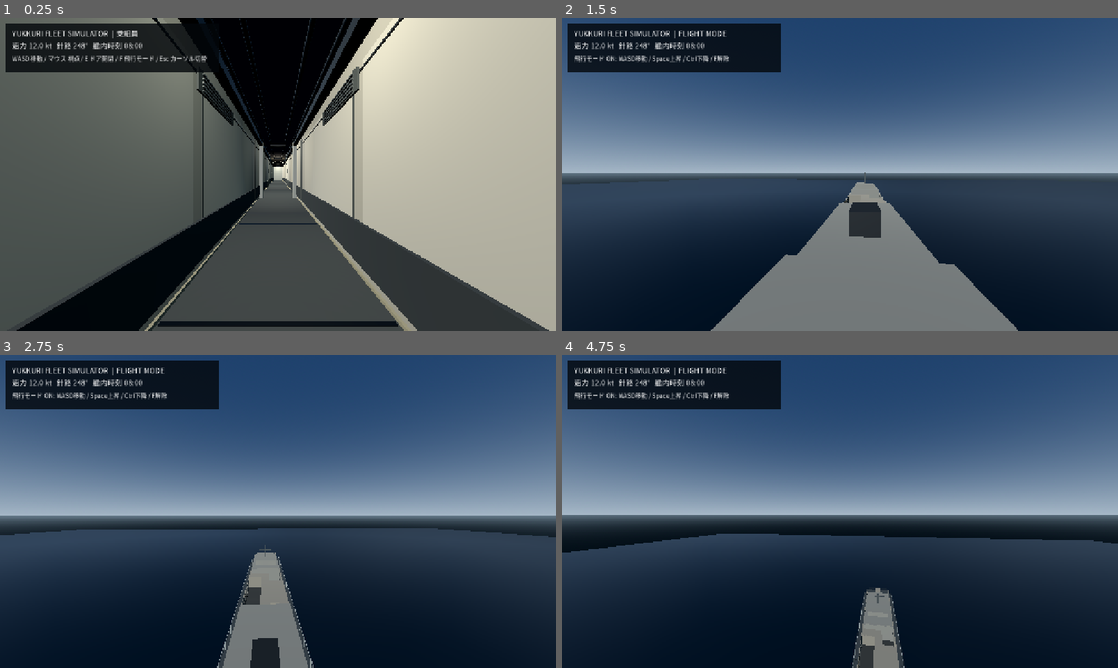
Above: before the commit, frames 1-4 (two rows, left to right).
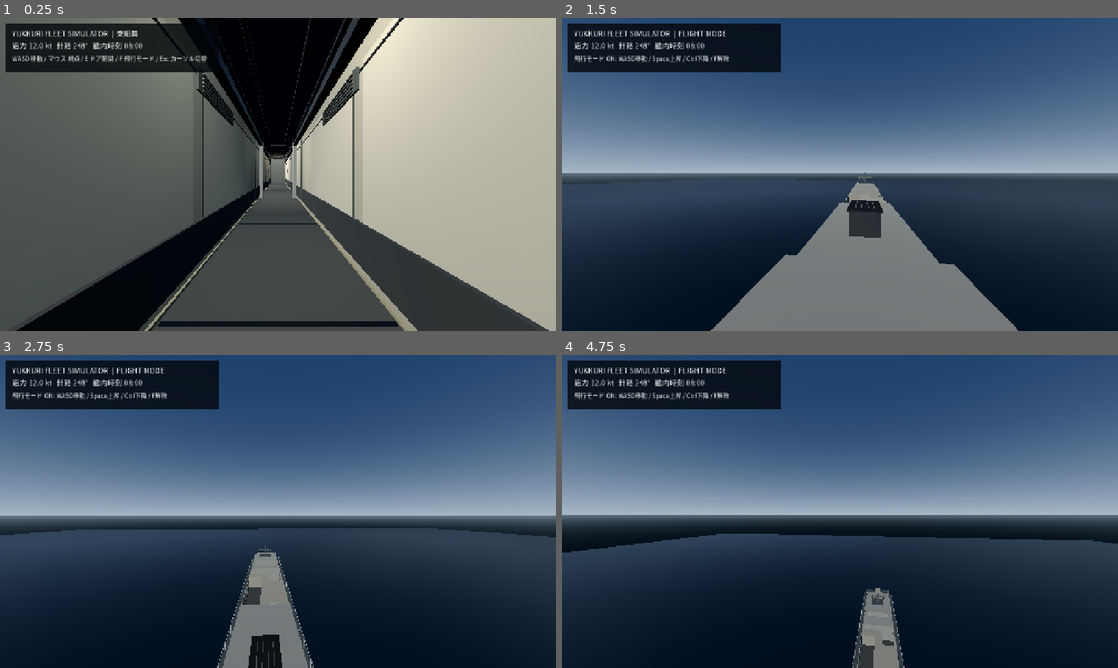
Above: after the commit, the same moments.

Repository: YukkuriP/Yukkuri-FPS-3
Game: Godot game, scene res://scenes/main.tscn
The game is run twice, just before and just after one commit, with the same random seed, the same clock (stepped at 60 frames per second) and the same inputs.
Inputs (mouse positions are in pixels of both pictures, inside the frame that each line leads up to):
- Up to frame 1 (0.25 s): no input
- Up to frame 2 (1.5 s): tap Enter at 0.5 s; move the mouse to (867, 174) at 0.52 s; hold F (fleet_fly_toggle) 0.53-1.28 s; hold Space (fleet_fly_up) from 0.53 s (still down); click (867, 174) at 0.67 s; move the mouse to (812, 174) at 1.27 s; tap E (fleet_interact) at 1.35 s
- Up to frame 3 (2.75 s): keep holding Space (fleet_fly_up); move the mouse to (289, 505) at 2.02 s; tap 1 at 2.1 s
- Up to frame 4 (4.75 s): keep holding Space (fleet_fly_up); move the mouse to (834, 517) at 2.77 s; tap 2 at 2.85 s; click (834, 517) at 2.92 s; move the mouse to (878, 514) at 3.52 s; tap 3 at 3.6 s; move the mouse to (795, 508) at 4.27 s; tap 4 at 4.35 s

The runs differ from the first frame. In frame 1, 0.2% of the frame differs, in the area x 47-53%, y 42-53%; in frame 2, less than 0.1%; in frame 3, 0.2%; in frame 4, less than 0.1%.
Error before the commit: Parse Error: Cannot infer the type of "hatch_z" variable because the value doesn't have a set type. (res://scripts/visual_upgrade.gd:200)

Commit message:
Fix explicit GDScript types in interior superstructure detailing

Diff:
--- a/scripts/visual_upgrade.gd
+++ b/scripts/visual_upgrade.gd
@@ -197,9 +197,9 @@
 		_box(self, "Bridge lower kick strip", Vector3(side * 5.73, 2.35, -21.5), Vector3(0.06, 0.35, 15.0), inset)
 		_box(self, "Aft lower kick strip", Vector3(side * 6.23, 2.15, 14.0), Vector3(0.06, 0.35, 17.0), inset)
 		for z in [-28.0, -22.0, -16.0, 7.0, 13.0, 19.0]:
-			var hatch_z := z
-			var hatch_y := 4.0 if z < 0.0 else 3.55
-			var wall_x := side * (5.70 if z < 0.0 else 6.20)
+			var hatch_z: float = z
+			var hatch_y: float = 4.0 if z < 0.0 else 3.55
+			var wall_x: float = side * (5.70 if z < 0.0 else 6.20)
 			_box(self, "Electrical service cabinet", Vector3(wall_x, hatch_y, hatch_z), Vector3(0.06, 1.1, 0.9), inset)
 			_box(self, "Electrical cabinet inset", Vector3(wall_x - side * 0.04, hatch_y, hatch_z), Vector3(0.025, 0.82, 0.65), liner, 0)
 			for row in range(4):
